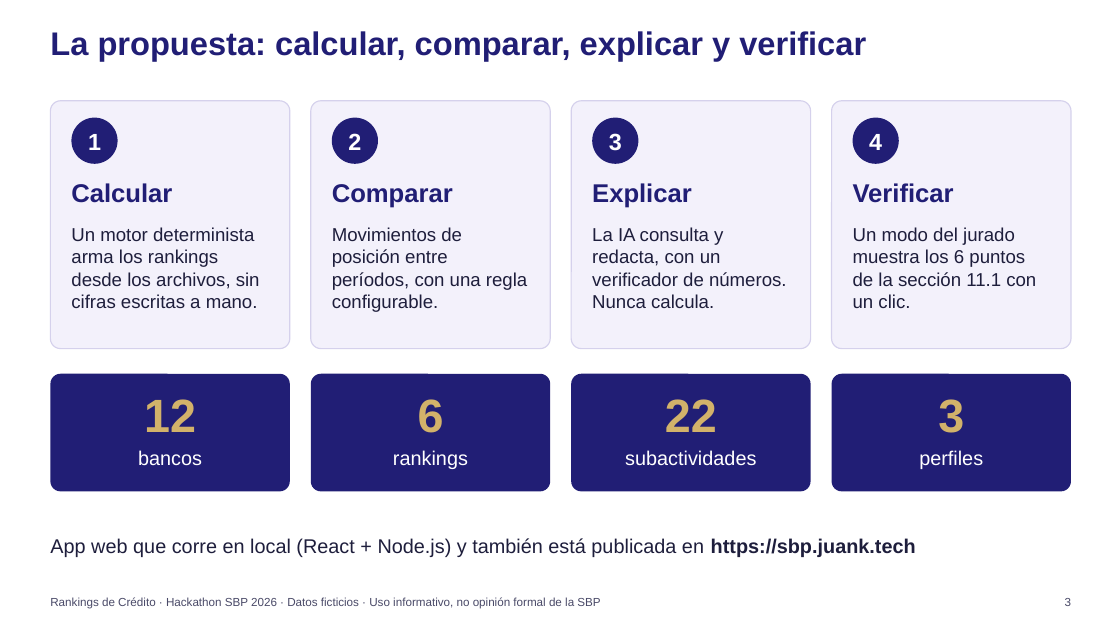
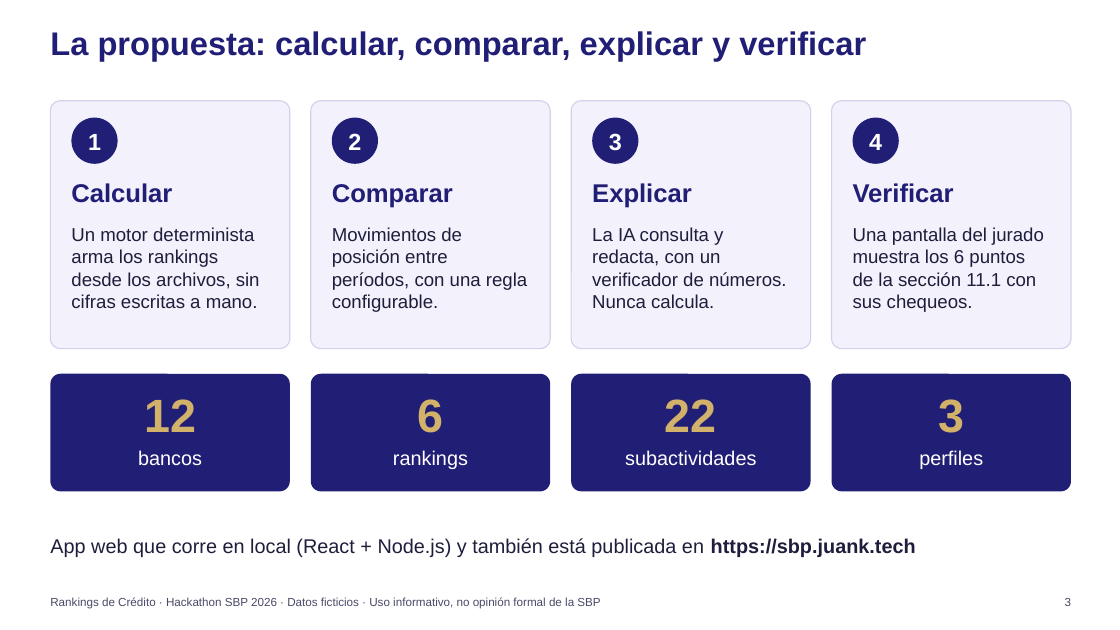
Before and after one commit to JuanKsPty/hackathon-sbp, a slide deck: slide 3 of presentacion/deck.pptx. Drawn at 1120x630 pixels with LibreOffice and Linux fonts; fonts in the diff are those of the drawing; background and template pictures are left out. Boxes give left, top, right and bottom in pixels: in the first picture for what was removed or moved away, otherwise in the second. Text is boxed around its words. In the diff, an @@ line names an element or a change of style, - is before the commit and + after.

```diff
--- a/presentacion/deck.pptx
+++ b/presentacion/deck.pptx
@@ text at (853, 227, 1044, 312): text changed @@
-Un modo del jurado muestra los 6 puntos de la sección 11.1 con un clic.
+Una pantalla del jurado muestra los 6 puntos de la sección 11.1 con sus chequeos.
```
Also in this commit, not shown: 6 other slides changed, 1 other file.
